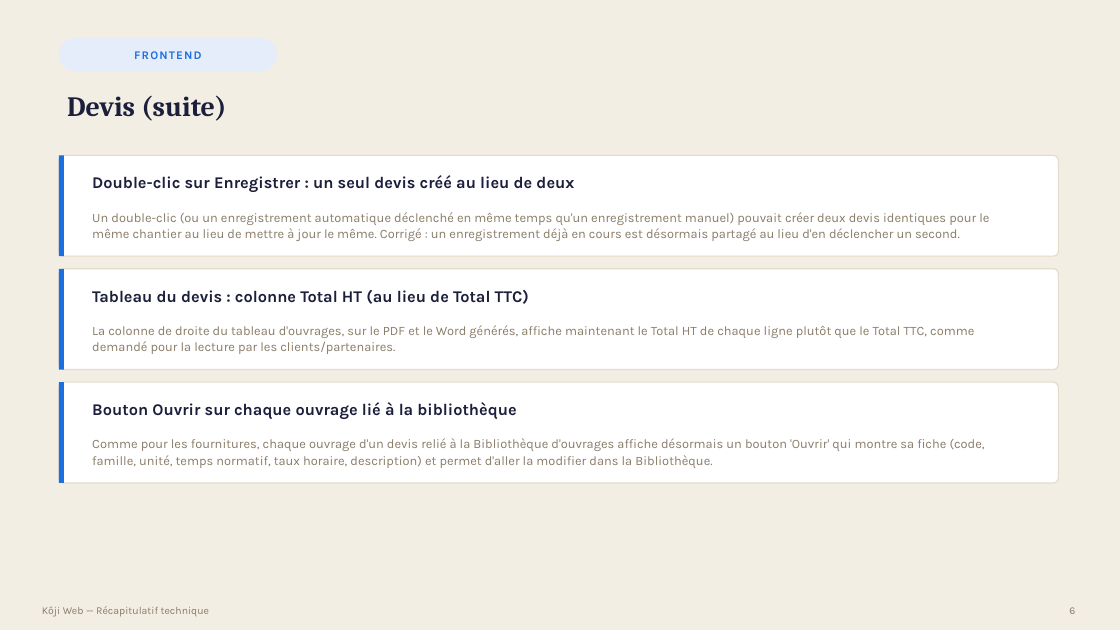
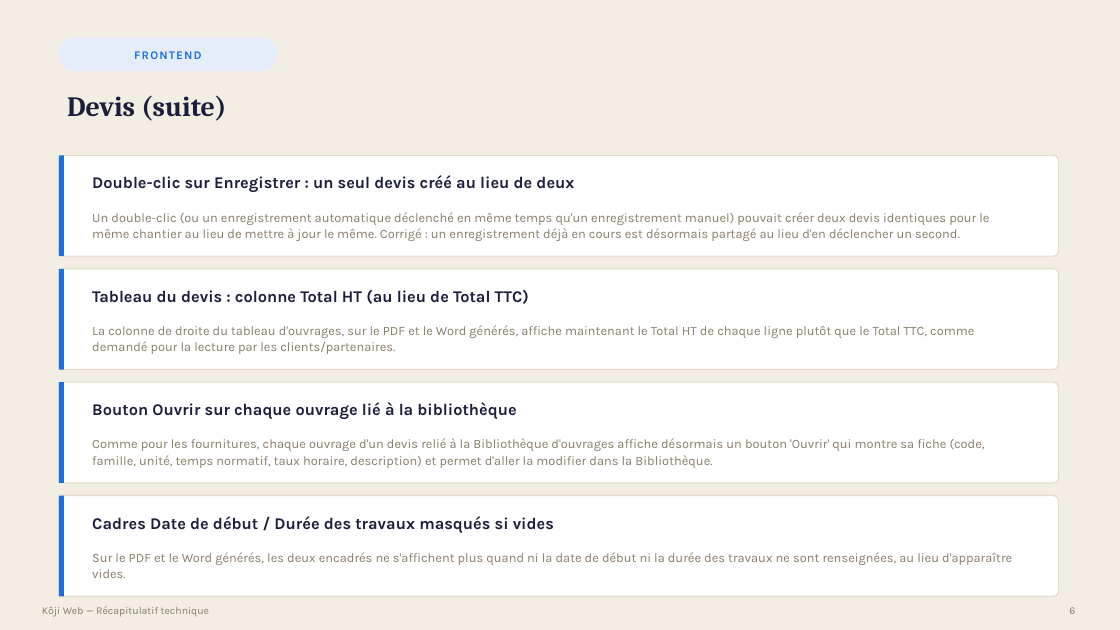
Before and after one commit to bouhouchimira-prog/web-app-Koji, a slide deck: slide 6 of docs/manager-recap/Recap-Koji-Manager.pptx. Drawn at 1120x630 pixels with LibreOffice and Linux fonts; fonts in the diff are those of the drawing. Boxes give left, top, right and bottom in pixels: in the first picture for what was removed or moved away, otherwise in the second. Text is boxed around its words. In the diff, an @@ line names an element or a change of style, - is before the commit and + after.

```diff
--- a/docs/manager-recap/Recap-Koji-Manager.pptx
+++ b/docs/manager-recap/Recap-Koji-Manager.pptx
@@ rounded rectangle added at (59,496,1059,597), fill #FFFFFF, outline #E4DCCB 1 pt @@
@@ rectangle added at (59,496,64,597), fill #1D6FE0 @@
@@ text added at (92,516,554,533), 14 pt, text #1B1F3B, bold @@
+Cadres Date de début / Durée des travaux masqués si vides
@@ text added at (92,552,1012,578), 11 pt, text #8A7C68 @@
+Sur le PDF et le Word générés, les deux encadrés ne s'affichent plus quand ni la date de début ni la durée des travaux ne sont renseignées, au lieu d'apparaître vides.
```
Also in this commit, not shown: 30 other slides changed, 4 slides added, 7 other files.
